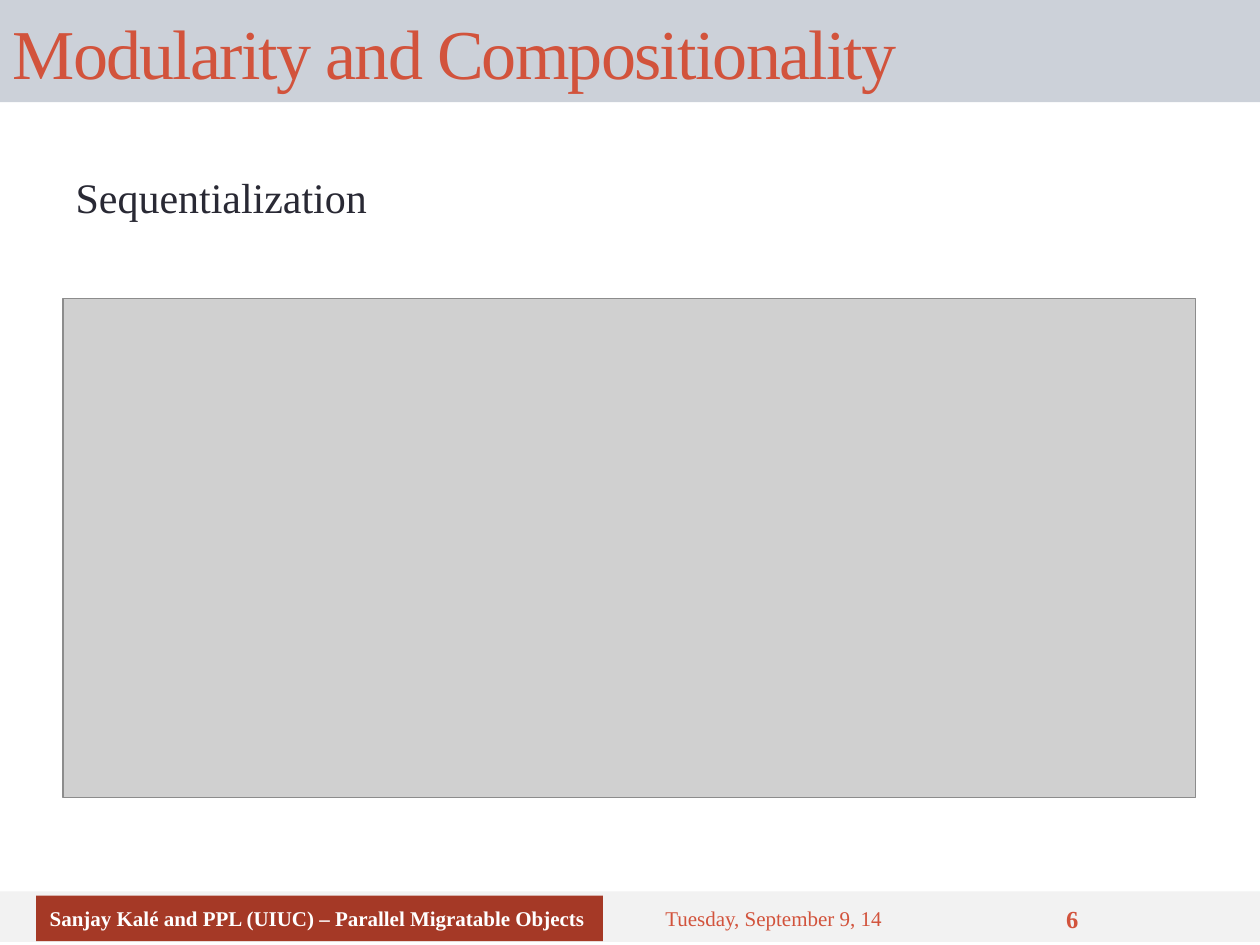
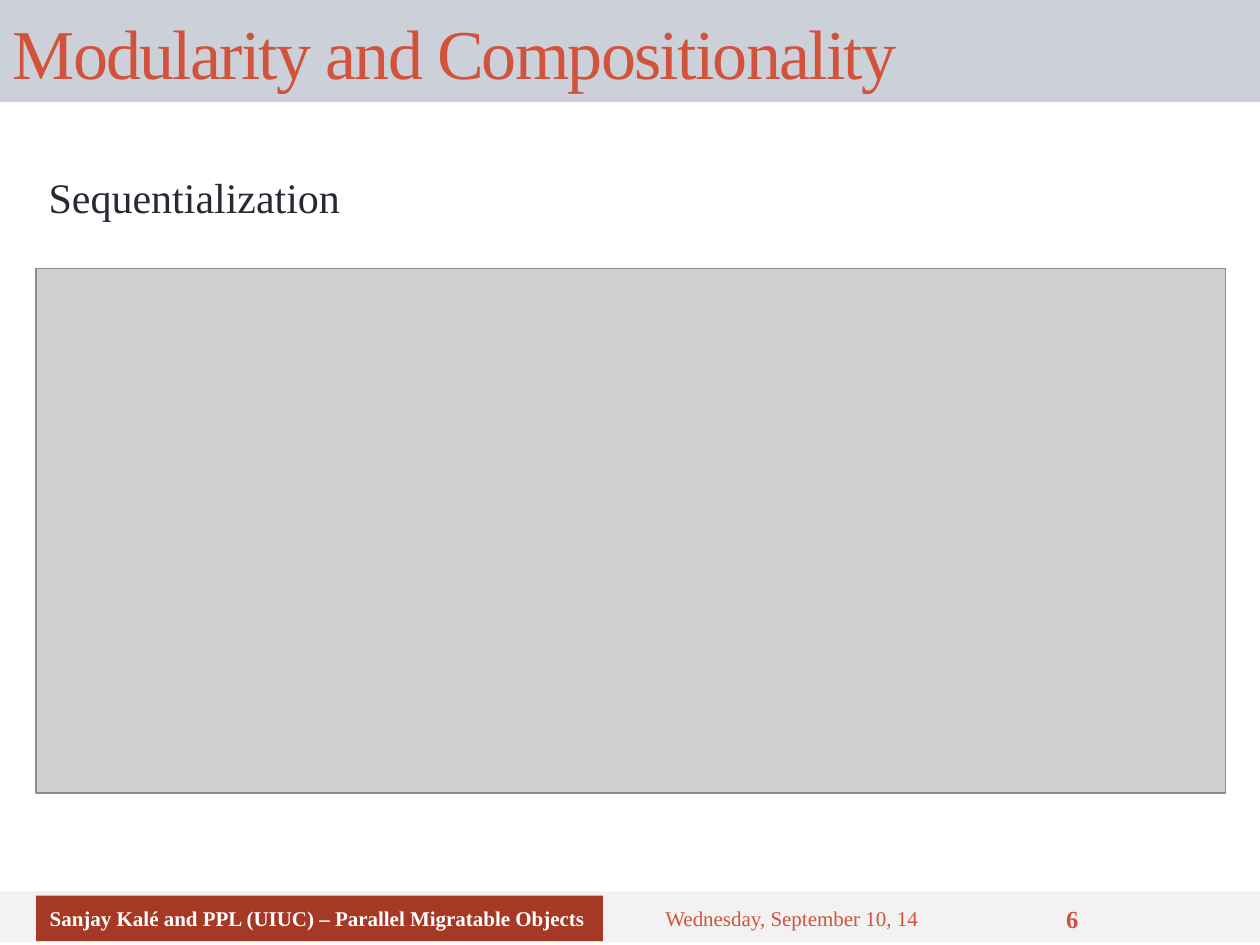
Before and after one commit to UIUC-PPL/charm_tutorial, a slide deck: slide 6 of tutorial-03-benefits.pptx. Drawn at 1260x945 pixels with LibreOffice and Linux fonts; fonts in the diff are those of the drawing; grey boxes stand for pictures. Boxes give left, top, right and bottom in pixels: in the first picture for what was removed or moved away, otherwise in the second. Text is boxed around its words. In the diff, an @@ line names an element or a change of style, - is before the commit and + after.

```diff
--- a/tutorial-03-benefits.pptx
+++ b/tutorial-03-benefits.pptx
@@ text "Sequentialization": place and size @@
-text "Sequentialization" at (76,184,367,222)
+text "Sequentialization" at (49,184,340,222)
@@ picture: place and size @@
-picture at (63,299,1196,798)
+picture at (37,268,1226,793)
@@ text at (665,911,918,931): text changed @@
-Tuesday, September 9, 14
+Wednesday, September 10, 14
```
Also in this commit, not shown: 16 other slides changed.
